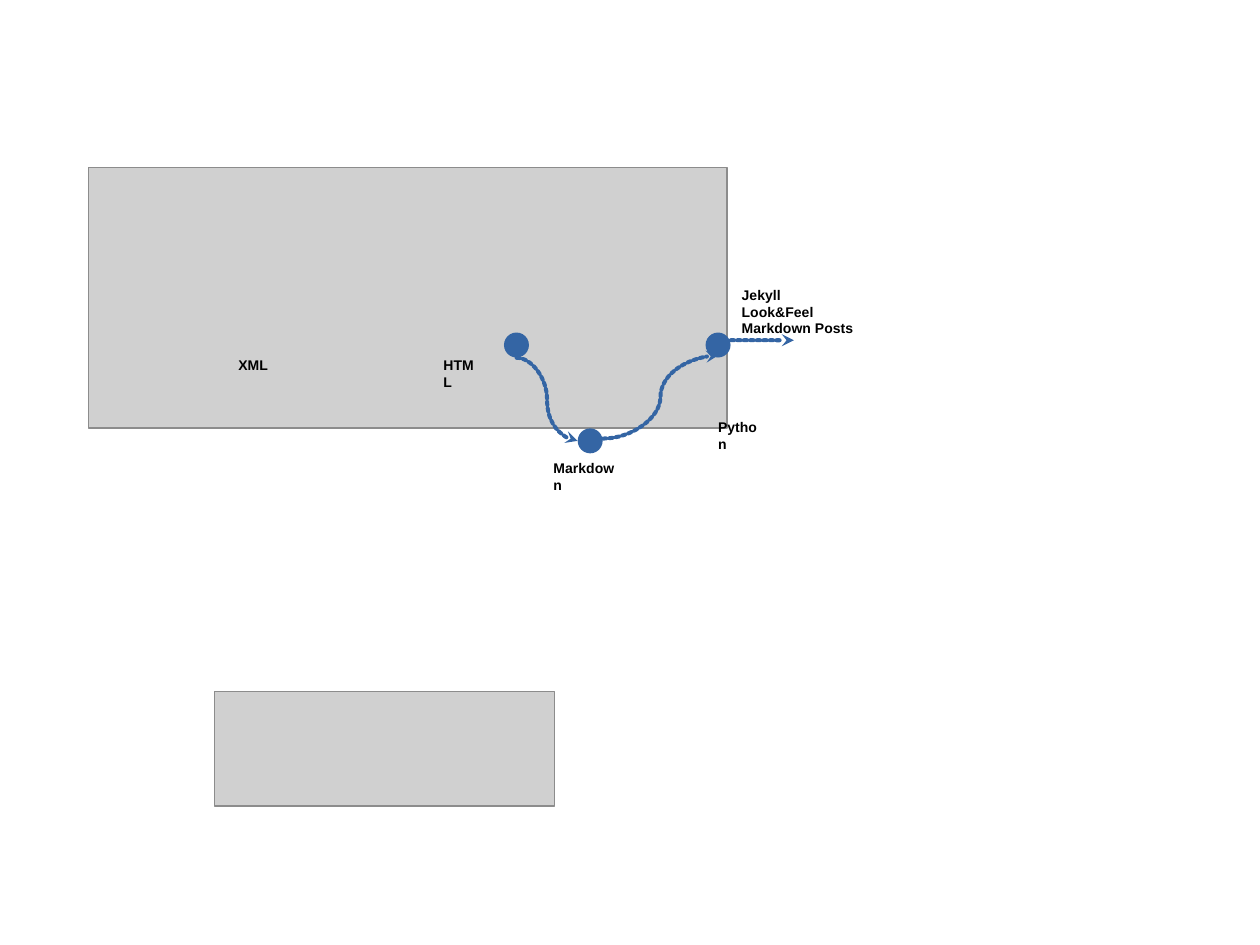
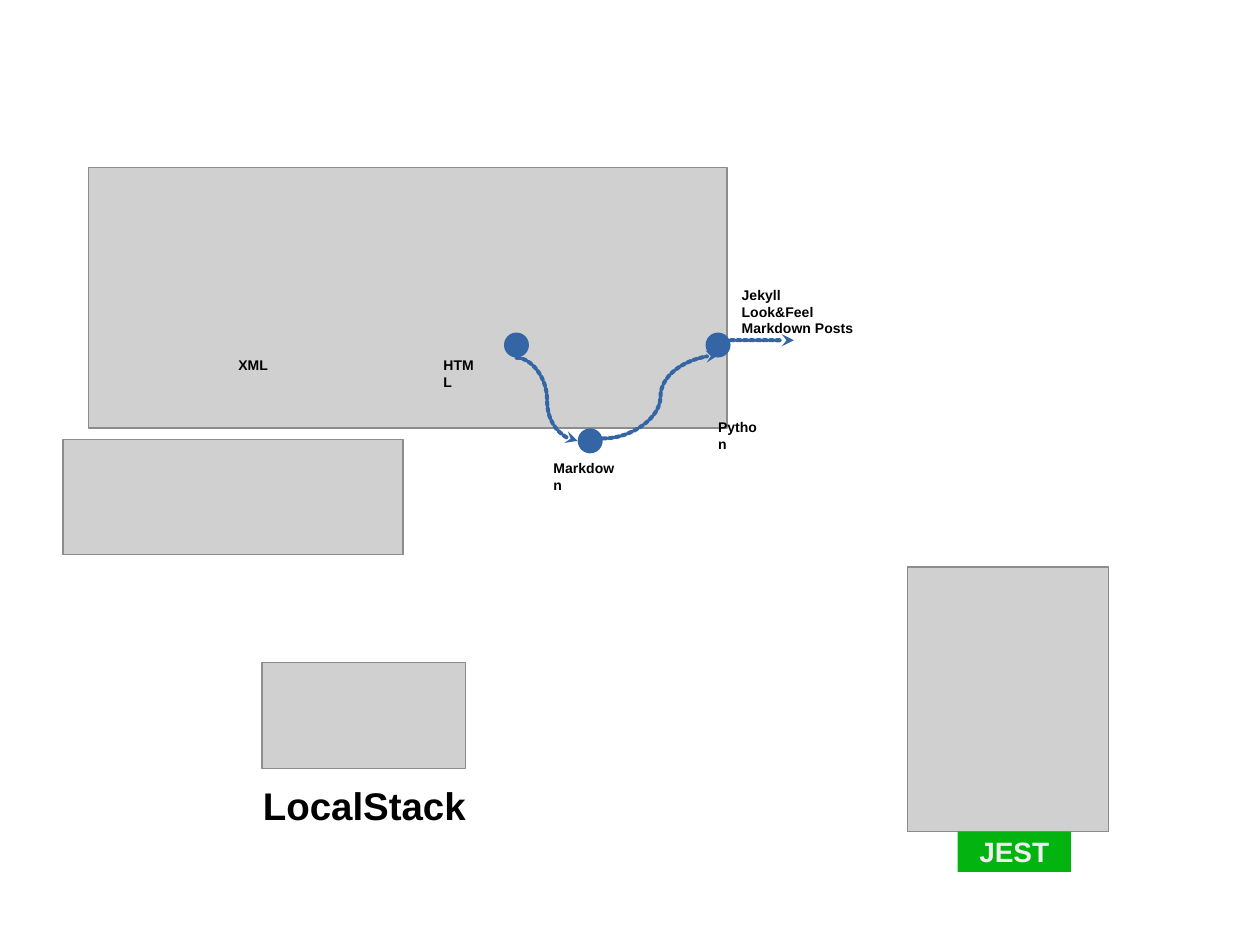
Before and after one commit to chilcano/ghpages-holosec, a slide deck: slide 9 of assets/chilcano-clipart-v5.odp. Drawn at 1260x945 pixels with LibreOffice and Linux fonts; fonts in the diff are those of the drawing; grey boxes stand for pictures. Boxes give left, top, right and bottom in pixels: in the first picture for what was removed or moved away, otherwise in the second. Text is boxed around its words. In the diff, an @@ line names an element or a change of style, - is before the commit and + after.

```diff
--- a/assets/chilcano-clipart-v5.odp
+++ b/assets/chilcano-clipart-v5.odp
@@ picture: place and size @@
-picture at [214, 692, 554, 806]
+picture at [63, 440, 403, 554]
@@ picture added at [907, 567, 1109, 832] @@
@@ picture added at [262, 663, 465, 769] @@
@@ text added at [263, 792, 466, 821], 22 pt, text #000000, bold @@
+LocalStack
@@ rectangle added at [958, 832, 1071, 872], fill #03B310, 16 pt, text #EEEEEE, bold @@
+JEST
```
Also in this commit, not shown: 3 other files.
